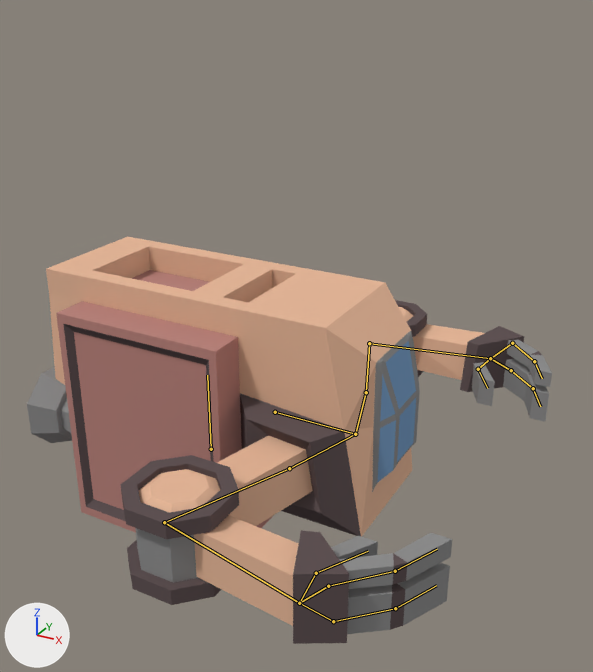
The Blender file SharedFolder/spaceship.blend, before and after one commit.
Camera for both pictures: a 50 mm lens placed at (4.85, -9.93, 6.37), pointed at (-0.7, 0.16, 1.33). The lights are fixed; the arrows at lower left show +X, +Y and +Z. The bones that bend it are drawn over the model as lines.
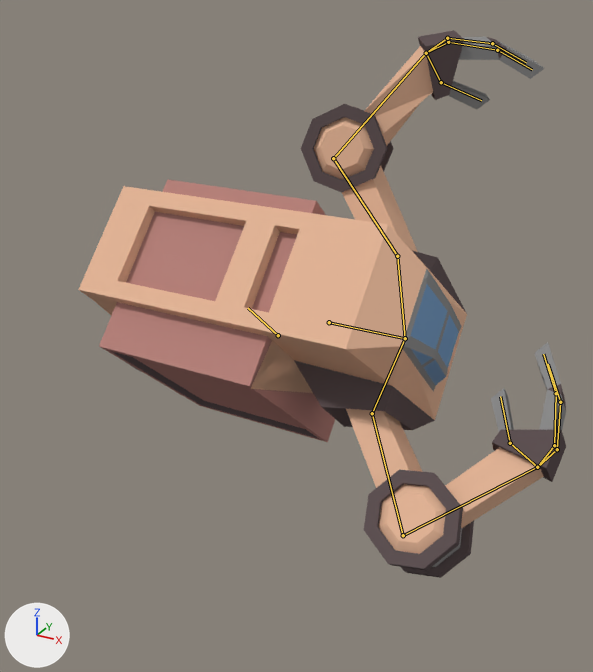
The newer file adds an action. The first version stands in its rest pose; the second is drawn at frame 0 of the action 'TurnRightEnd'.

Location of each change, (x1, y1, x2, y2) in pixels of the pictures (593 x 672 px):
'Cube', posed (7% narrower, 35% taller)
    before: (27, 237, 552, 644)
    after: (78, 30, 566, 578)
bone 'Base', root to tip
    before: (275, 412) to (355, 434)
    after: (329, 322) to (405, 338)
bone 'Shoulder.L', root to tip
    before: (355, 434) to (366, 392)
    after: (405, 338) to (397, 256)
bone 'LowerArm.L', root to tip
    before: (366, 392) to (369, 343)
    after: (397, 256) to (333, 158)
bone 'UpperArm.L', root to tip
    before: (369, 343) to (490, 358)
    after: (333, 158) to (426, 53)
bone 'Shoulder.R', root to tip
    before: (355, 434) to (289, 468)
    after: (405, 338) to (372, 413)
bone 'LowerArm.R', root to tip
    before: (289, 468) to (164, 522)
    after: (372, 413) to (403, 535)
bone 'Box', root to tip
    before: (211, 449) to (207, 375)
    after: (278, 335) to (248, 308)

The change in detail:
Bone 'Base' (bone_base) moves from (0.0, 0.0, 0.0) to (-1.9, 0.0, 0.83).
Bone 'Base' (bone_base) turns from (0, 0, 0) to (0, 47, 0) degrees about its own x, y and z.
Bone 'Shoulder.L' (bone_shoulder_l) turns from (0, 0, 0) to (23, 0, 0) degrees about its own x, y and z.
Bone 'LowerArm.L' (bone_lowerarm_l) turns from (0, 0, 0) to (0, 0, 23) degrees about its own x, y and z.
Bone 'UpperArm.L' (bone_upperarm_l) turns from (0, 0, 0) to (7, 32, 25) degrees about its own x, y and z.
Bone 'Shoulder.R' (bone_shoulder_r) turns from (0, 0, 0) to (0, 0, 11) degrees about its own x, y and z.
Bone 'LowerArm.R' (bone_lowerarm_r) turns from (0, 0, 0) to (0, 0, 44) degrees about its own x, y and z.
Bone 'Box' (bone_box) moves from (0.0, 0.0, 0.0) to (-2.39, 1.19, 0.01).
Bone 'Box' (bone_box) turns from (0, 0, 0) to (0, 0, -48) degrees about its own x, y and z.
